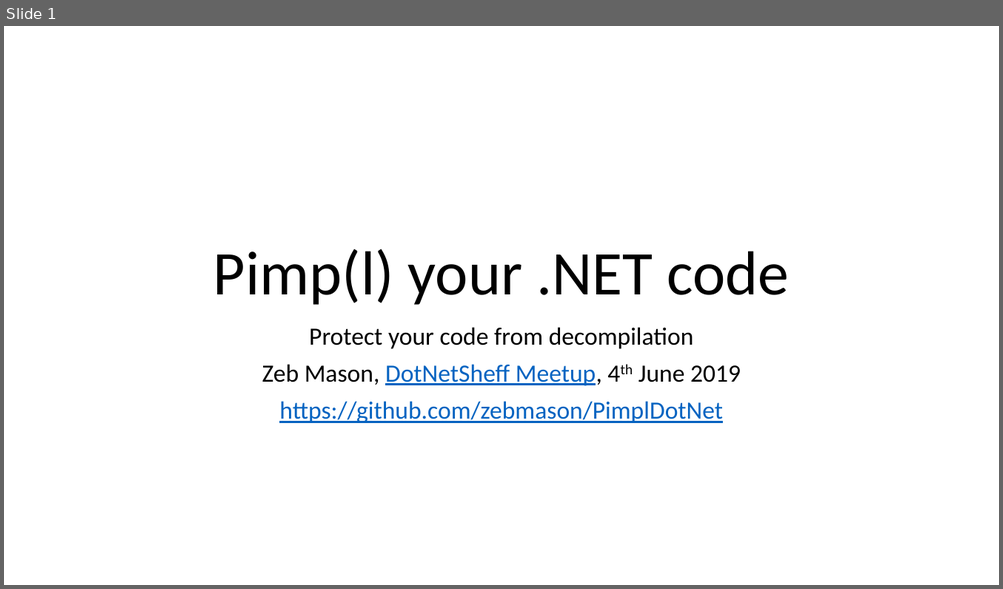
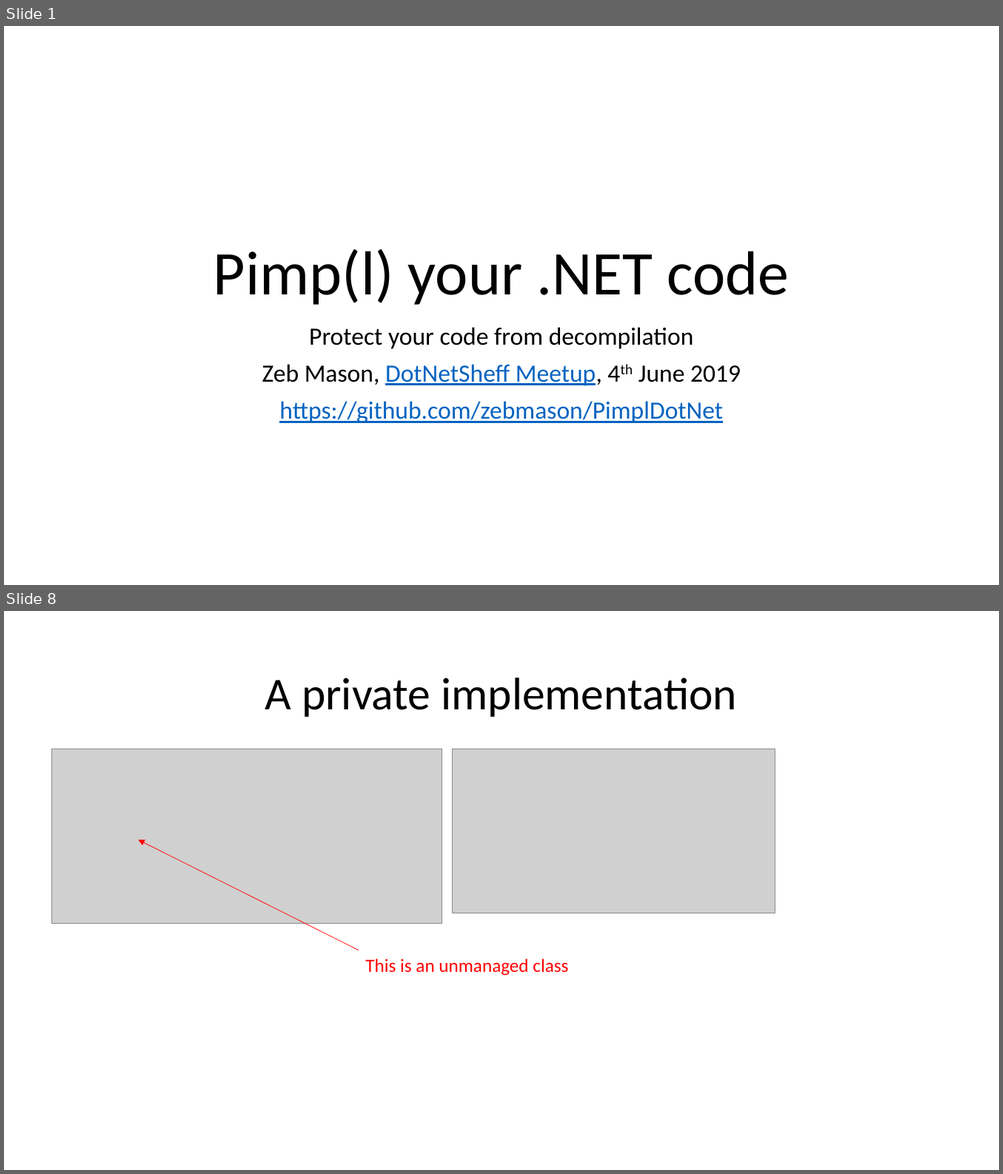
Before and after one commit to zebmason/PimplDotNet, a slide deck: PimplDotNet.pptx. Shown one above the other, each under a label of ours: slide 1 before the commit, slides 1 and 8 after it; the slides between them are not shown. The pictures are 1003x589 and 1003x1174 pixels, drawn with LibreOffice and Linux fonts; fonts in the diff are those of the drawing; grey boxes stand for pictures. Boxes give left, top, right and bottom in pixels: in the first picture for what was removed or moved away, otherwise in the second. Text is boxed around its words. In the diff, an @@ line names an element or a change of style, - is before the commit and + after.

```diff
--- a/PimplDotNet.pptx
+++ b/PimplDotNet.pptx
@@ slide 8 added at (x1=4, y1=611, x2=999, y2=1170), background #FFFFFF @@
@@ title added at (x1=265, y1=678, x2=737, y2=717), 44 pt, text #000000 @@
+A private implementation
@@ picture added at (x1=52, y1=749, x2=442, y2=923) @@
@@ picture added at (x1=452, y1=749, x2=775, y2=913) @@
@@ arrow added from (358, 951) to (138, 840), #FF0000 0.5 pt @@
@@ text added at (x1=365, y1=959, x2=568, y2=976), 18 pt, text #FF0000 @@
+This is an unmanaged class
```
Also in this commit, not shown: 6 slides changed, 7 other slides added.
